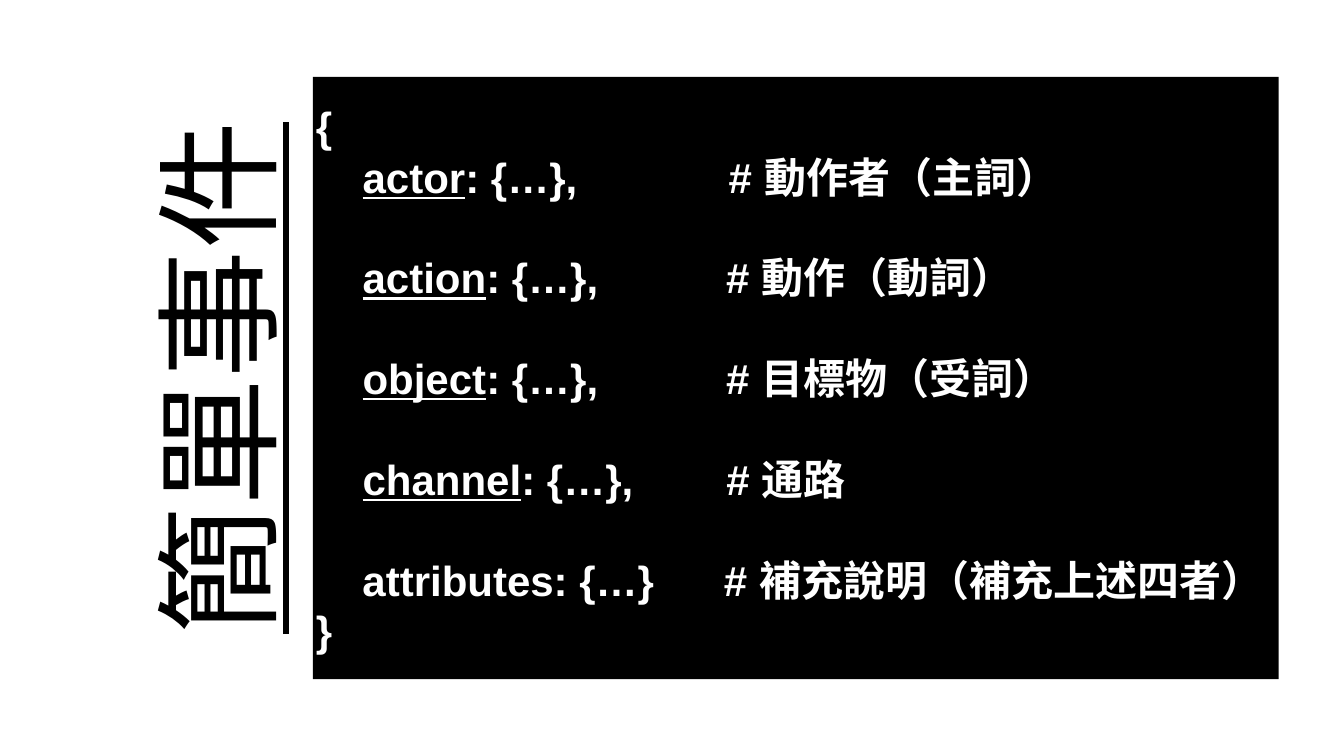
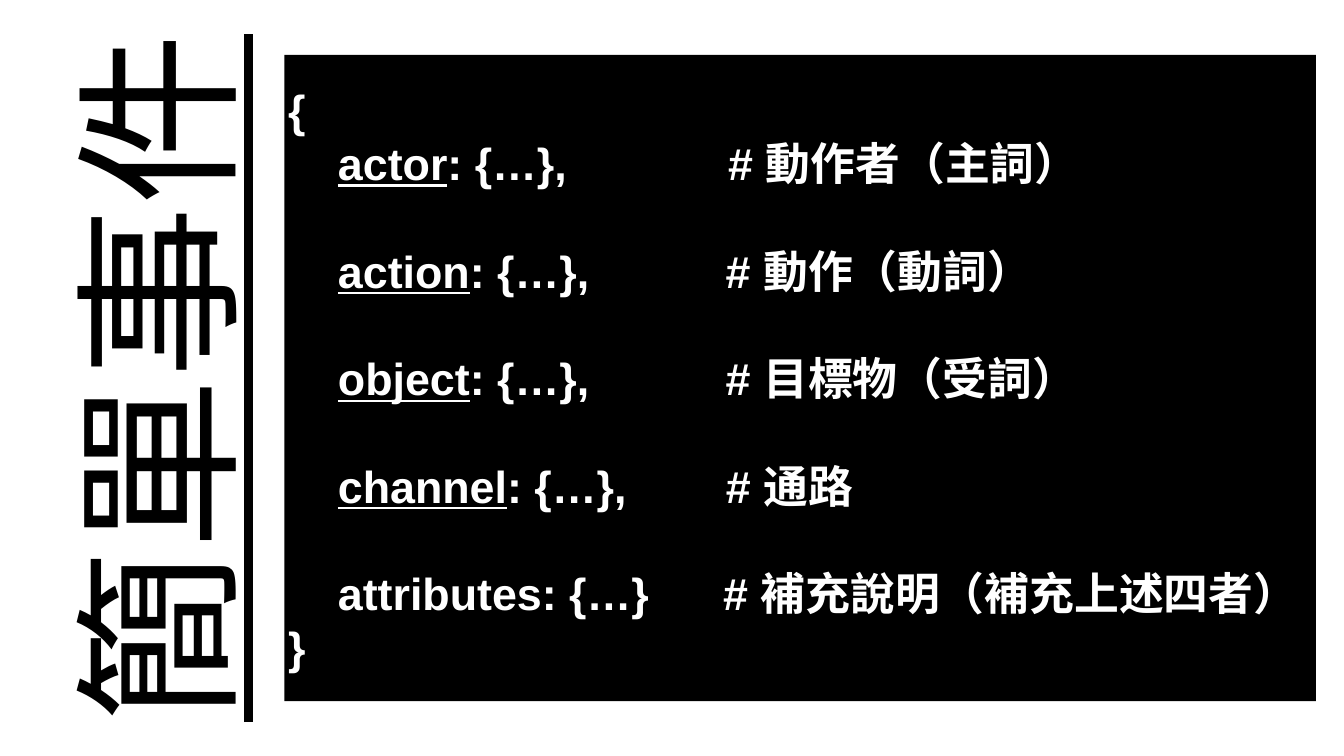
Before and after one commit to cathaylab/sharing, a slide deck: slide 9 of 2016.12.09-Platform/platform.pptx (slide 10 before the commit). Drawn at 1344x756 pixels with LibreOffice and Linux fonts; fonts in the diff are those of the drawing. Boxes give left, top, right and bottom in pixels: in the first picture for what was removed or moved away, otherwise in the second. Text is boxed around its words. In the diff, an @@ line names an element or a change of style, - is before the commit and + after.

```diff
--- a/2016.12.09-Platform/platform.pptx
+++ b/2016.12.09-Platform/platform.pptx
@@ title "簡單事件" moved from (x1=118, y1=173, x2=303, y2=617) to (x1=23, y1=102, x2=272, y2=700) @@
@@ title "簡單事件" at (x1=23, y1=102, x2=272, y2=700): size 182.9 to 245.8 pt @@
@@ rectangle "{" resized from (x1=313, y1=77, x2=1278, y2=679) to (x1=284, y1=55, x2=1316, y2=701) @@
@@ rectangle "{" at (x1=284, y1=55, x2=1316, y2=701): size 60 to 64 pt @@
```
Also in this commit, not shown: 13 other slides changed, 2 slides added, 1 other file.
